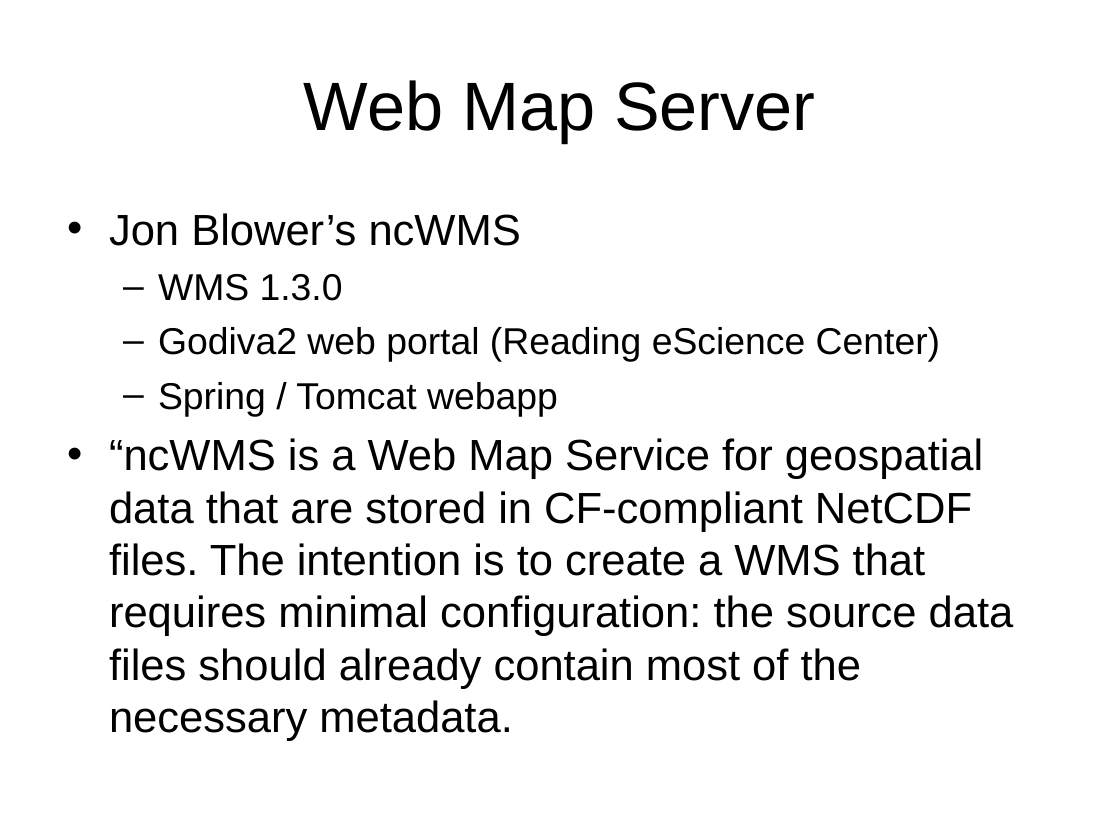
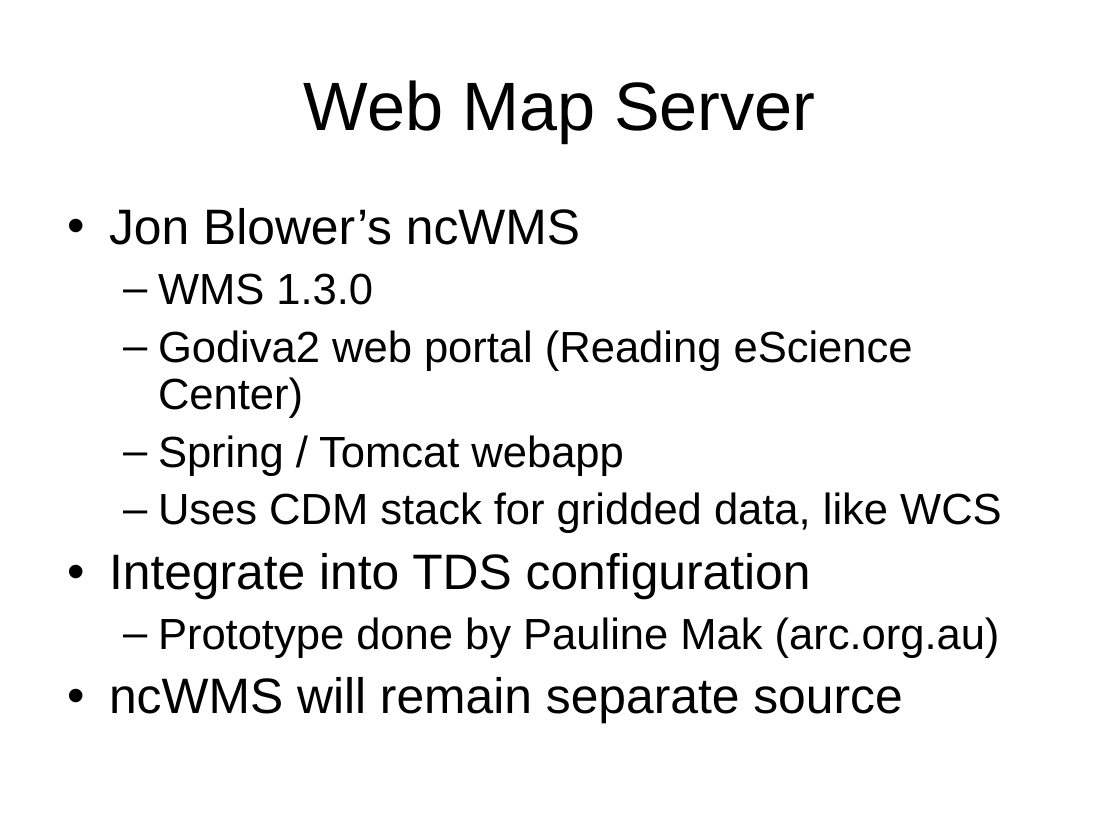
Before and after one commit to ooici-eoi/THREDDS, a slide deck: slide 3 of docs/web/thredds/tech/tutorial/TDS4.ppt. Drawn at 1120x840 pixels with LibreOffice and Linux fonts; fonts in the diff are those of the drawing; background and template pictures are left out. Boxes give left, top, right and bottom in pixels: in the first picture for what was removed or moved away, otherwise in the second. Text is boxed around its words. In the diff, an @@ line names an element or a change of style, - is before the commit and + after.

```diff
--- a/docs/web/thredds/tech/tutorial/TDS4.ppt
+++ b/docs/web/thredds/tech/tutorial/TDS4.ppt
@@ text at (109,208,913,476): size 28 to 32 pt in "Jon Blower’s ncWMS"; size 24 to 28 pt in "WMS 1.3.0", "Godiva2 web portal (Reading eScience Center)", "Spring / Tomcat webapp"; line spacing 1 to 0.9; more space between paragraphs @@
@@ text at (109,492,1002,724): text changed @@
-• “ncWMS is a Web Map Service for geospatial data that are stored in CF-compliant NetCDF files. The intention is to create a WMS that requires minimal configuration: the source data files should already contain most of the necessary metadata.
+  – Uses CDM stack for gridded data, like WCS
+• Integrate into TDS configuration
+  – Prototype done by Pauline Mak (arc.org.au)
+• ncWMS will remain separate source
```
Also in this commit, not shown: 2 other slides changed, 2 slides added, 3 other files.
